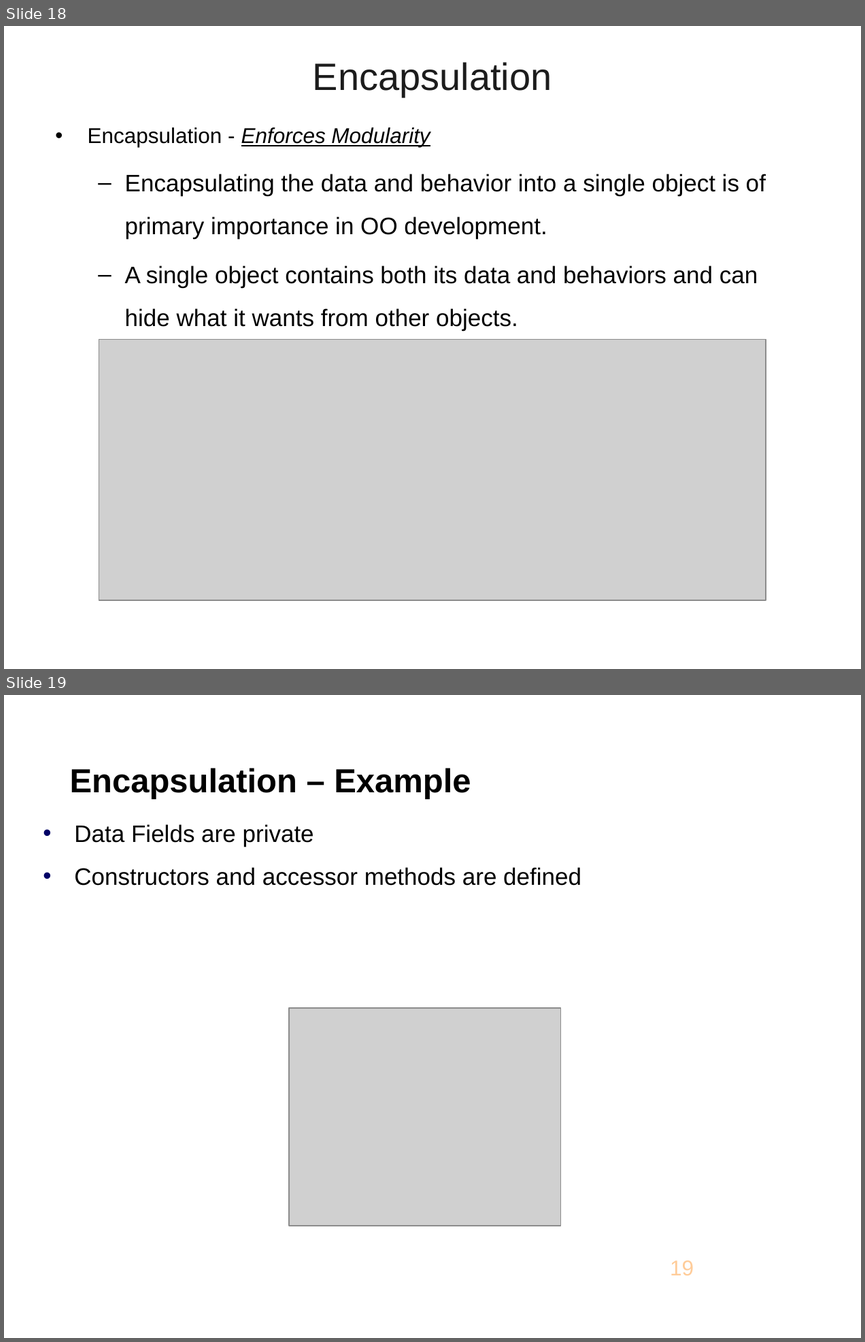
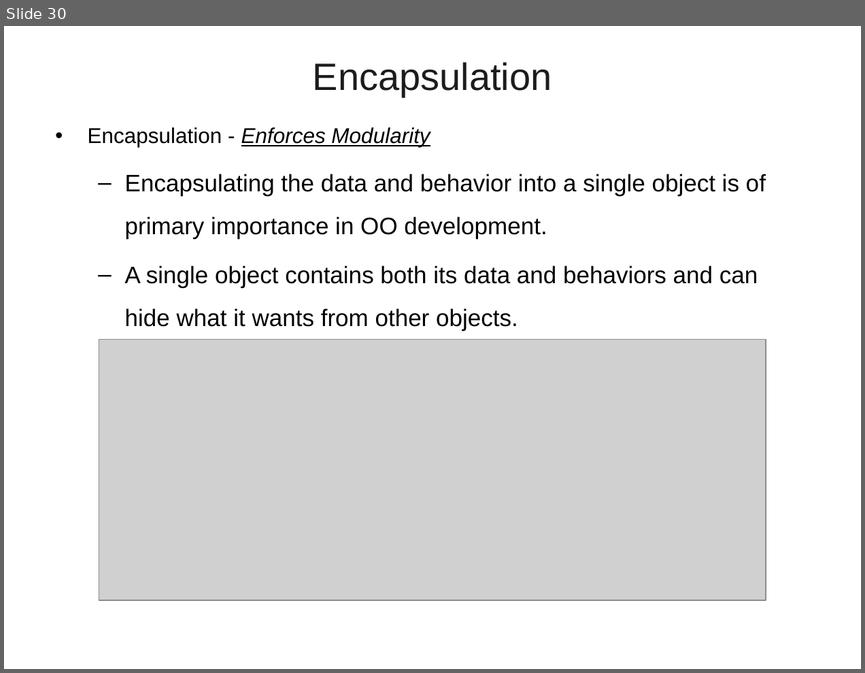
Before and after one commit to vatsanTraining/freshers_dec_2021, a slide deck: Java_Module_1_Excella.ppt. Shown one above the other, each under a label of ours: slides 18 and 19 before the commit, slide 30 after it. The pictures are 865x1342 and 865x673 pixels, drawn with LibreOffice and Linux fonts; fonts in the diff are those of the drawing; grey boxes stand for pictures; background and template pictures are left out. Boxes give left, top, right and bottom in pixels: in the first picture for what was removed or moved away, otherwise in the second. Text is boxed around its words. In the diff, an @@ line names an element or a change of style, - is before the commit and + after.

```diff
--- a/Java_Module_1_Excella.ppt
+++ b/Java_Module_1_Excella.ppt
@@ slide 19 removed at [4, 695, 861, 1338], background picture (left out) @@
@@ text removed at [70, 768, 470, 799] @@
-Encapsulation – Example
@@ text removed at [74, 824, 581, 885] @@
-• Data Fields are private
-• Constructors and accessor methods are defined
@@ picture removed at [288, 1008, 560, 1225] @@
@@ page number removed at [670, 1260, 694, 1275] @@
-19
@@ what was slide 18 is now slide 30 @@
```
Also in this commit, not shown: 2 slides changed, 2 slides added, 21 other slides removed.
